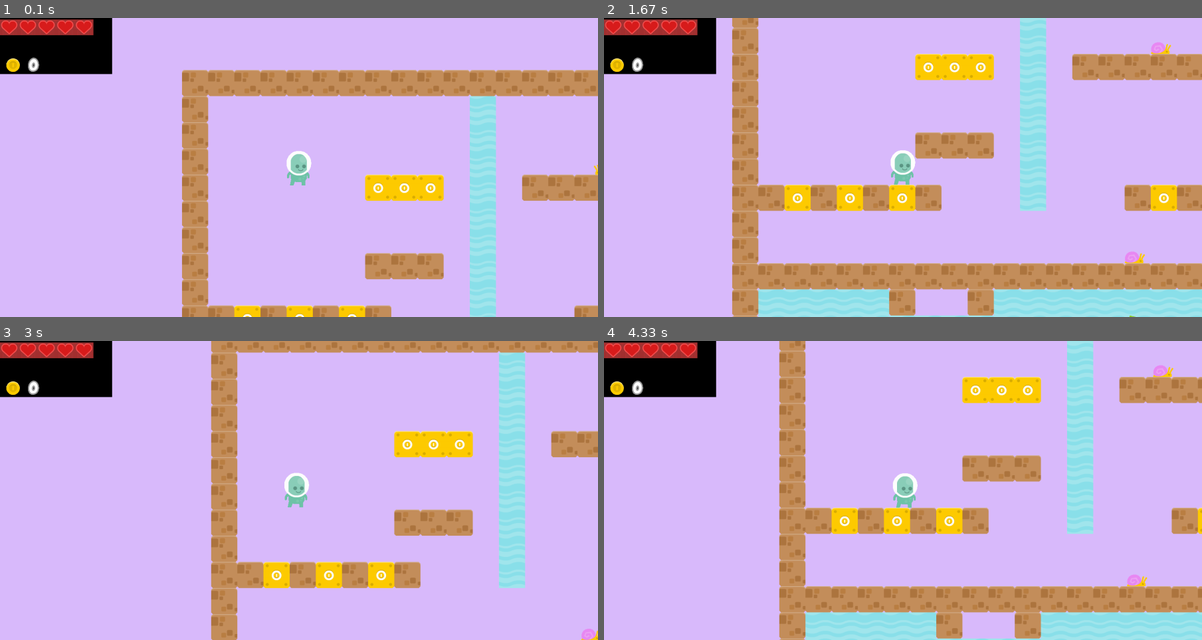
Above: before the commit, frames 1-4 (two rows, left to right).
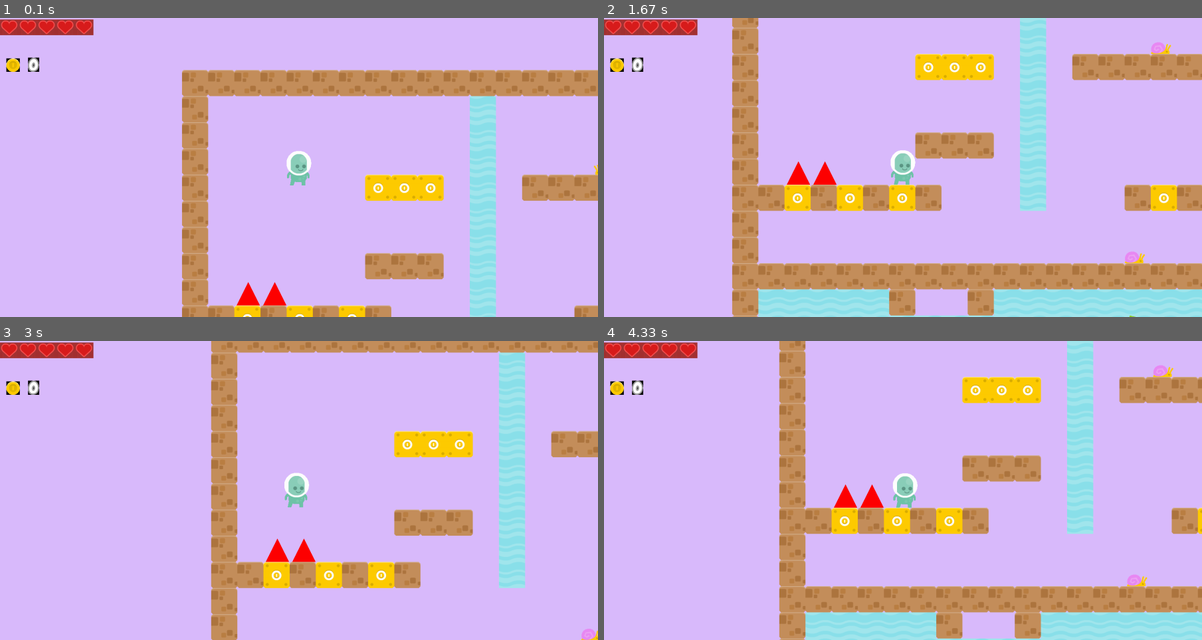
Above: after the commit, the same moments.

Repository: MahentNik/Project_pygame
Game: pygame game, started from main.py
Same seed, same stepped clock (60 frames per second), same inputs: the game is played once before the commit and once after it.
Inputs:
- Up to frame 1 (0.1 s): no input
- Up to frame 2 (1.67 s): hold Right 0.33-0.8 s; hold Up 0.83-1.13 s; hold Right 1.17-1.63 s
- Up to frame 3 (3 s): hold Left 1.67-2.2 s; hold Down 2.23-2.53 s; tap Space at 2.57 s; hold Left from 2.9 s (still down)
- Up to frame 4 (4.33 s): release Left at 3.3 s; hold Up 3.33-3.7 s; hold Right from 3.73 s (still down)

The runs differ from the first frame. In frame 1, 2.9% of the frame differs, in the area x 0-48%, y 0-97%; in frame 2, 2.9%; in frame 3, 2.9%, in the area x 0-53%, y 0-74%; in frame 4, 2.9%.

Commit message:
air, water etc in one file

Diff:
--- a/hud.py
+++ b/hud.py
@@ -14,7 +14,7 @@
 
 class Hud(pygame.sprite.Sprite):
     def __init__(self, player, pos_x, pos_y, no_hp_im, half_hp_im, hp_im, o2_im, coin_im, numbers, *groups):
-        super().__init__(groups)
+        super().__init__(*groups)
 
         self.hero = player
 
@@ -110,6 +110,7 @@
         photo_0, photo_1, photo_2, photo_3, photo_4, photo_5, photo_6, photo_7, photo_8, photo_9 = self.numbers
 
         hud_screen = pygame.Surface((300, 150))
+        hud_screen.fill((218, 187, 253))
 
         pos_x = 0
         for i in range(HERO_HP):
--- a/items.py
+++ b/items.py
@@ -6,14 +6,14 @@
 
 class Items(pygame.sprite.Sprite):
     def __init__(self, *groups):
-        super().__init__(groups)
+        super().__init__(*groups)
     # класс предметов которые лежат на земле
     # их можно подобрать
 
 
 class Coin(Items):
     def __init__(self, x, y, coin_im, *groups):
-        super().__init__(groups)
+        super().__init__(*groups)
         self.image = coin_im
         self.rect = self.image.get_rect().move(x,
                                                y - 70)
--- a/main.py
+++ b/main.py
@@ -4,15 +4,11 @@
 from snail import Snail
 from fish import Fish
 from player import Hero
-from air import Air
-from ground import Ground
-from water import Water
-from ladder import Ladder
 from camera import Camera
 from hud import Hud
-from coin_box import CoinBox
 from items import Coin
 from spike import Spike
+from tiles import *
 
 # основные переменные
 WINDOW_SIZE = WIDTH, HEIGHT = 1600, 800
@@ -60,8 +56,7 @@
             elif name_level[y][x] == '@':
                 Air(x, y, tile_width, tile_height, air_group, all_sprites)
                 hero = Hero(x, y, tile_width, tile_height, images[0], images[7], coin_group, coin_box_group,
-                            all_sprites,
-                            hero_group, all_sprites)
+                            all_sprites, hero_group, all_sprites)
             elif name_level[y][x] == 'w':
                 Water(x, y, tile_width, tile_height, images[5], water_group, all_sprites)
             elif name_level[y][x] == 'l':
@@ -75,7 +70,7 @@
                 Water(x, y, tile_width, tile_height, images[5], water_group, all_sprites)
                 Fish(x, y, tile_width, tile_height, images[3], enemy_group, all_sprites)
             elif name_level[y][x] == 'd':
-                Spike(x, y, tile_width, tile_height, all_sprites)
+                Spike(x, y, tile_width, tile_height, spikes_group, all_sprites)
     return hero, x, y
 
 
@@ -165,6 +160,7 @@
         screen.fill((218, 187, 253))
         ladder_group.draw(screen)
         water_group.draw(screen)
+        spikes_group.draw(screen)
         air_group.draw(screen)
         hero_group.draw(screen)
         ground_group.draw(screen)
@@ -188,6 +184,7 @@
 water_group = pygame.sprite.Group()
 let_group = pygame.sprite.Group()  # стены
 ladder_group = pygame.sprite.Group()
+spikes_group = pygame.sprite.Group()
 items_group = pygame.sprite.Group()
 enemy_group = pygame.sprite.Group()
 hud_group = pygame.sprite.Group()
--- /dev/null
+++ b/tiles.py
@@ -0,0 +1,55 @@
+import pygame
+
+
+class Tile(pygame.sprite.Sprite):
+
+    def __init__(self, pos_x, pos_y, tile_width, tile_height, *groups):
+        super().__init__(*groups)
+        self.image = pygame.Surface((tile_width, tile_height))
+        self.rect = self.image.get_rect().move(tile_width * pos_x,
+                                               tile_height * pos_y)
+
+
+class Air(Tile):
+
+    def __init__(self, pos_x, pos_y, tile_width, tile_height, *groups):
+        super().__init__(pos_x, pos_y, tile_width, tile_height, *groups)
+        self.image.fill(pygame.Color(218, 187, 253))
+
+
+class Ground(Tile):
+
+    def __init__(self, pos_x, pos_y, tile_width, tile_height, image, *groups):
+        super().__init__(pos_x, pos_y, tile_width, tile_height, *groups)
+        self.image = image
+
+
+class Water(Tile):
+
+    def __init__(self, pos_x, pos_y, tile_width, tile_height, image, *groups):
+        super().__init__(pos_x, pos_y, tile_width, tile_height, *groups)
+        self.image = image
+
+
+class Ladder(Tile):
+
+    def __init__(self, pos_x, pos_y, tile_width, tile_height, image, *groups):
+        super().__init__(pos_x, pos_y, tile_width, tile_height, *groups)
+        self.image = image
+
+
+class CoinBox(Tile):
+
+    def __init__(self, pos_x, pos_y, tile_width, tile_height, image, *groups):
+        super().__init__(pos_x, pos_y, tile_width, tile_height, *groups)
+        self.image = image
+
+
+class Spike(Tile):
+
+    def __init__(self, pos_x, pos_y, tile_width, tile_height, *groups):
+        super().__init__(pos_x, pos_y, tile_width, tile_height, *groups)
+        self.image = pygame.Surface((tile_width, tile_height), pygame.SRCALPHA, 32)
+        self.points = [[pos_x, pos_y + tile_height], [pos_x + tile_width // 2, pos_y],
+                       [pos_x + tile_width, pos_y + tile_height]]
+        pygame.draw.polygon(self.image, pygame.Color("red"), self.points)
